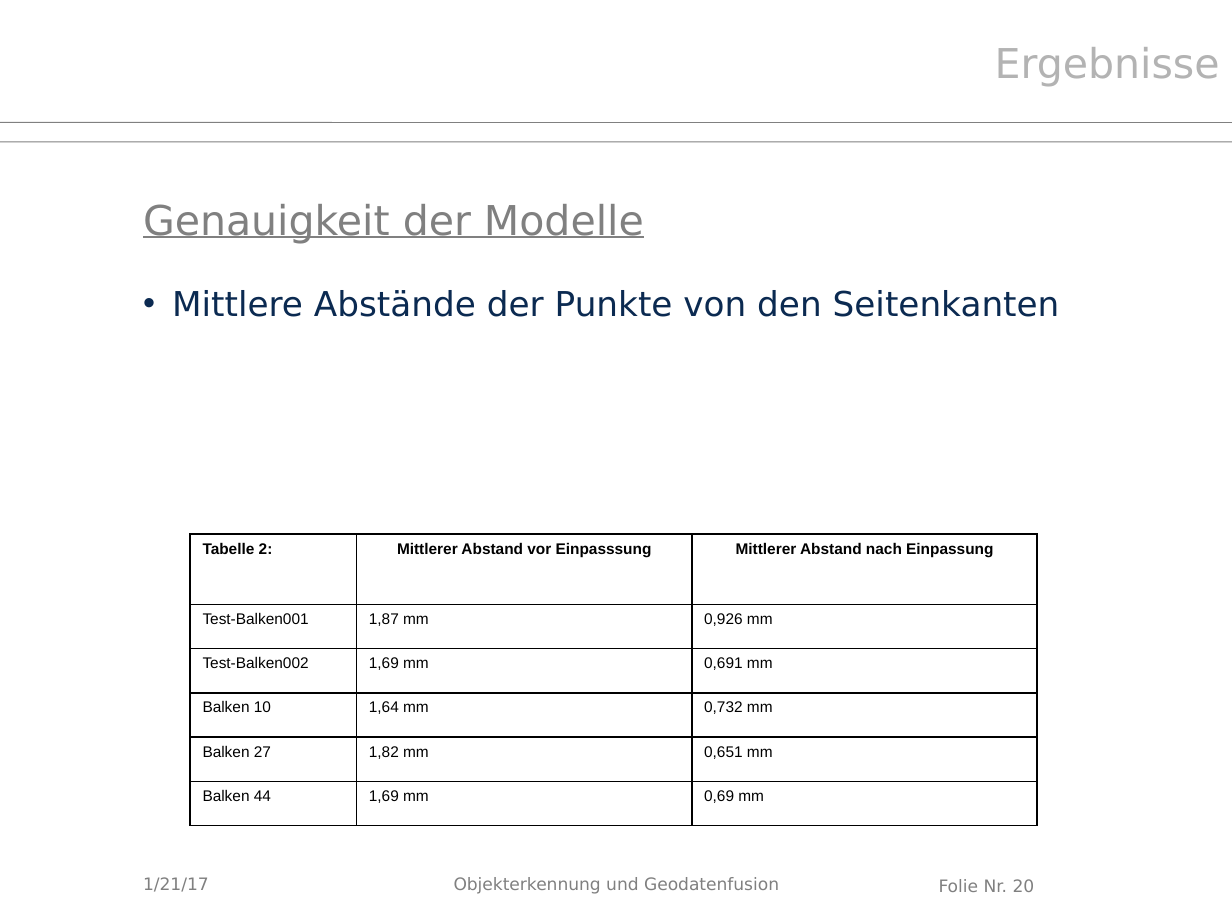
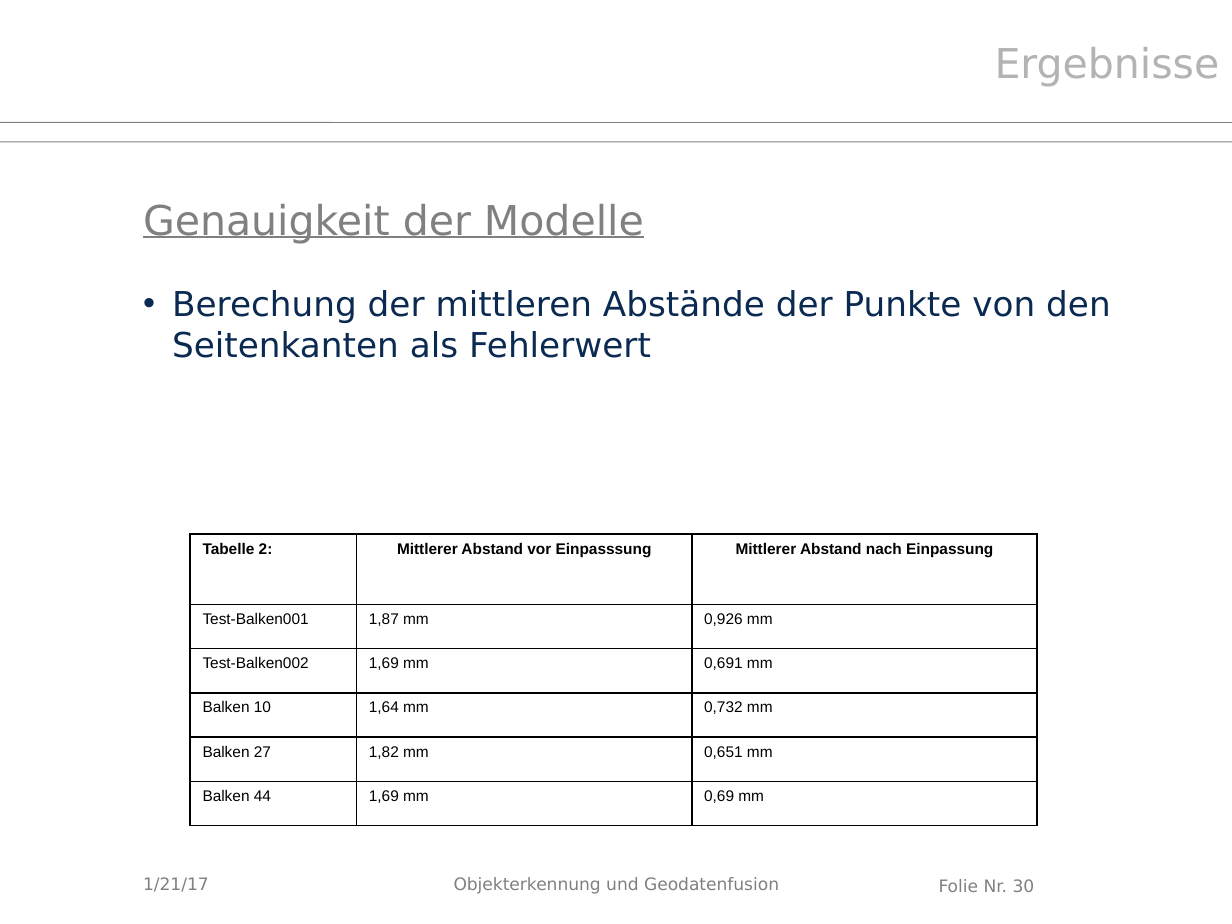
Before and after one commit to Kalmar131/PCL_Dachstuhl2016, a slide deck: slide 30 of Abschlusspräsentation.pptx (slide 20 before the commit). Drawn at 1232x924 pixels with LibreOffice and Linux fonts; fonts in the diff are those of the drawing; background and template pictures are left out. Boxes give left, top, right and bottom in pixels: in the first picture for what was removed or moved away, otherwise in the second. Text is boxed around its words. In the diff, an @@ line names an element or a change of style, - is before the commit and + after.

```diff
--- a/Abschlusspräsentation.pptx
+++ b/Abschlusspräsentation.pptx
@@ text at [172, 290, 1111, 358]: text changed @@
-• Mittlere Abstände der Punkte von den Seitenkanten
+• Berechung der mittleren Abstände der Punkte von den Seitenkanten als Fehlerwert
@@ page number at [939, 879, 1035, 892]: text changed @@
-Folie Nr. 20
+Folie Nr. 30
```
Also in this commit, not shown: 14 other slides changed, 11 slides added, 1 slide removed.
